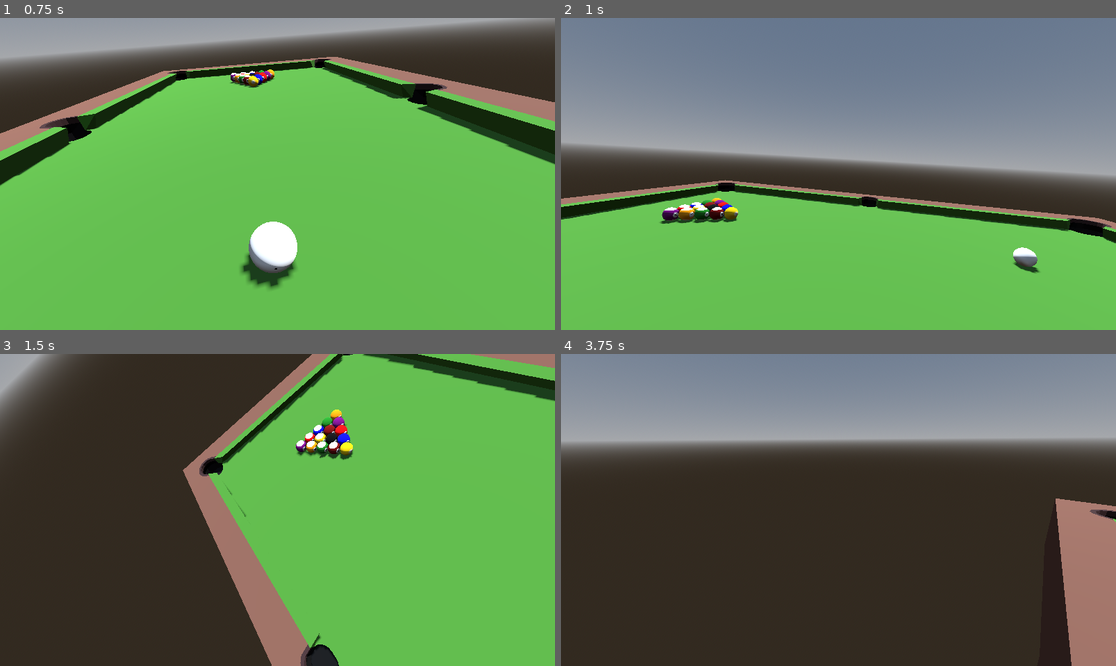
Above: before the commit, frames 1-4 (two rows, left to right).
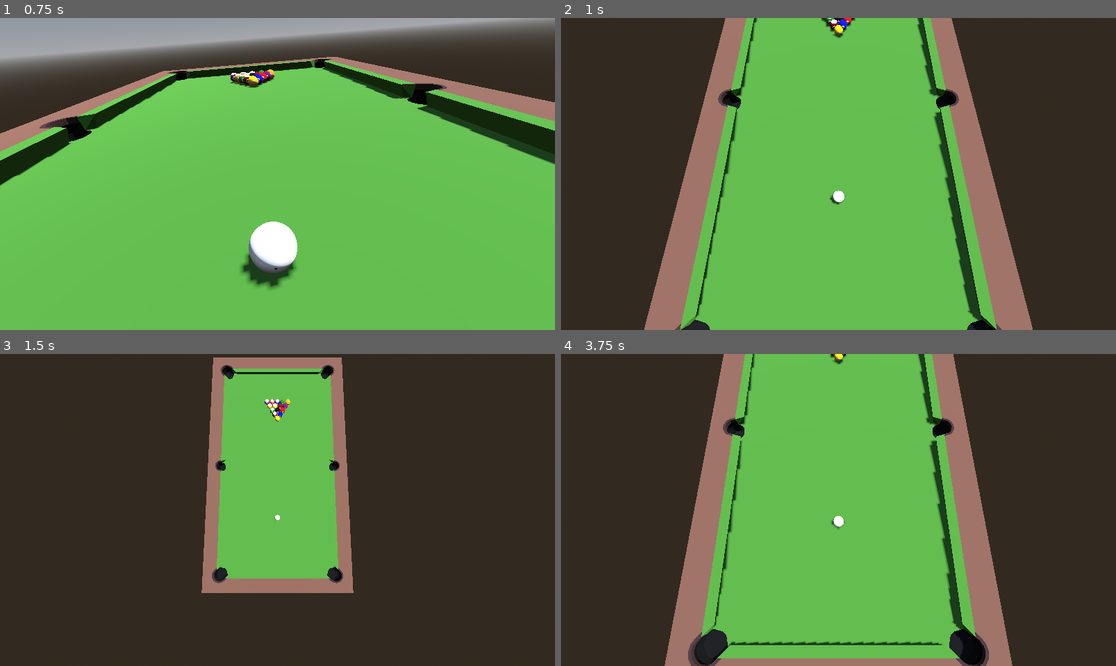
Above: after the commit, the same moments.

Repository: agrech4/Pool
Game: Godot game, scene res://Scenes/main.tscn
The game is run twice, just before and just after one commit, with the same random seed, the same clock (stepped at 60 frames per second) and the same inputs.
Inputs (mouse positions are in pixels of both pictures, inside the frame that each line leads up to):
- Up to frame 1 (0.75 s): tap Enter at 0.5 s; move the mouse to (399, 158) at 0.52 s; hold Tab (camera_switch) from 0.53 s (still down)
- Up to frame 2 (1 s): keep holding Tab (camera_switch); tap F (free_cam) at 0.8 s
- Up to frame 3 (1.5 s): move the mouse to (166, 525) at 1.27 s; release Tab (camera_switch) at 1.28 s; tap F (free_cam) at 1.35 s
- Up to frame 4 (3.75 s): tap Tab (camera_switch) at 1.55, 3.05 s; tap R (reset) at 2, 2.75 s; move the mouse to (894, 441) at 2.02 s; hold F (free_cam) 2.03-2.78 s; tap S (camera_backward) at 2.1 s; move the mouse to (810, 572) at 2.77 s; tap Ctrl (camera_down) at 2.85 s; move the mouse to (1005, 556) at 3.52 s; hold F (free_cam) from 3.53 s (still down); tap W (camera_forward) at 3.6 s

Frame 1 is identical in both runs. In frame 2, 76% of the frame differs, in the area x 0-100%, y 0-100%; in frame 3, 52%; in frame 4, 74%.

Commit message:
fininshed moving logic from the camera to the game manager.

Diff:
--- a/Scripts/camera_control.gd
+++ b/Scripts/camera_control.gd
@@ -115,37 +115,6 @@
 
 
 func _input(event):
-	# Handles input for switching cameras
-	if event.is_action_pressed("camera_switch"):
-		if camera_state == CameraState.OVERHEAD:
-			set_aim_dir()
-		elif camera_state == CameraState.AIM_DIR:
-			set_overhead()
-		elif camera_state == CameraState.WATCH_SHOT:
-			set_overhead()
-
-	#if event.is_action_pressed("hit_ball"):
-		#if camera_state == CameraState.AIM_DIR or camera_state == CameraState.OVERHEAD:
-			#set_aim_strike()
-		#elif camera_state == CameraState.AIM_STRIKE:
-			#camera_target.strike(aim_decal.global_position,aim_cam.global_position,400)
-			#set_watch_shot()
-		#elif camera_state == CameraState.WATCH_SHOT:
-			#set_overhead()
-
-	if event.is_action_pressed("ui_cancel"):
-		#if camera_state == CameraState.AIM_STRIKE:
-			#set_aim_dir()
-		if camera_state == CameraState.WATCH_SHOT:
-			set_aim_dir()
-
-	if event.is_action_pressed("free_cam"):
-		if camera_state == CameraState.FREE_CAM:
-			Input.set_mouse_mode(Input.MOUSE_MODE_VISIBLE)
-			set_overhead()
-		elif camera_state != CameraState.TRANSITION:
-			set_free_cam()
-
 	# Handles mouse input for free cam
 	if camera_state == CameraState.FREE_CAM:
 		if event is InputEventMouseMotion:
@@ -185,19 +154,16 @@
 	stable_cam.global_position = cur_cam.global_position
 	stable_cam.position.y += 10
 	transition()
-	#set_overhead()
 
 
 func set_free_cam():
 	next_state = CameraState.FREE_CAM
 	next_cam = free_cam
-	Input.set_mouse_mode(Input.MOUSE_MODE_CAPTURED)
 	transition()
 
 
 #transition between cameras
 func transition():
-	Input.set_mouse_mode(Input.MOUSE_MODE_VISIBLE)
 	camera_state = CameraState.TRANSITION
 	trans_start = cur_cam.global_transform
 	trans_end = next_cam.global_transform
@@ -230,3 +196,25 @@
 		set_watch_shot()
 		return true
 	return false
+
+
+func toggle_free_cam():
+	if camera_state == CameraState.AIM_STRIKE:
+		return false
+	if camera_state == CameraState.FREE_CAM:
+		Input.set_mouse_mode(Input.MOUSE_MODE_VISIBLE)
+		set_overhead()
+	elif camera_state != CameraState.TRANSITION:
+		Input.set_mouse_mode(Input.MOUSE_MODE_CAPTURED)
+		set_watch_shot()
+	return true
+
+
+func toggle_cam():
+	if camera_state == CameraState.AIM_STRIKE:
+		return false
+	if camera_state == CameraState.OVERHEAD or camera_state == CameraState.WATCH_SHOT:
+		set_aim_dir()
+	elif camera_state == CameraState.AIM_DIR:
+		set_overhead()
+	return true
--- a/Scripts/game_manager.gd
+++ b/Scripts/game_manager.gd
@@ -19,8 +19,8 @@
 @onready var pockets: Node = %Table/Pockets
 
 @onready var camera: Camera = %Camera
-@onready var power_bar = $PowerBar
-@onready var power_timer = $PowerTimer
+@onready var power_bar: ColorRect = $PowerBar
+@onready var power_timer: Timer = $PowerTimer
 
 @onready var head_spot: Vector3 = %Table/HeadSpot.position
 @onready var foot_spot: Vector3 = %Table/FootSpot.position
@@ -45,7 +45,7 @@
 # Called when the node enters the scene tree for the first time.
 func _ready():
 	for pocket in pockets.get_children():
-		pocket.body_entered.connect(_on_body_entered)
+		pocket.body_entered.connect(_on_ball_pocketed)
 	rack()
 
 
@@ -59,24 +59,34 @@
 
 func _input(event):
 	if event.is_action_pressed("reset"):
+		if is_aiming:
+			toggle_is_aiming()
 		rack()
 		camera.reset_target_cam()
 		camera.set_overhead()
 
 	if event.is_action_pressed("hit_ball"):
-		if !is_aiming:
-			if camera.aim():
-				power_bar.visible = true
-				power_timer.start()
-				is_aiming = true
-			else:
-				print_debug("Camera State Mismatch")
-		else:
-			if camera.shoot():
-				power_bar.visible = false
-				power_timer.stop()
-				is_aiming = false
-				hit_ball()
+		if !is_aiming and camera.aim():
+			toggle_is_aiming()
+		elif is_aiming and camera.shoot():
+			toggle_is_aiming()
+			hit_ball()
+
+	if event.is_action_pressed("free_cam"):
+		if !is_aiming and !camera.toggle_free_cam():
+			print_debug("Camera in wrong state")
+
+	if event.is_action_pressed("camera_switch"):
+		if is_aiming:
+			toggle_is_aiming()
+			camera.set_aim_dir()
+		if !is_aiming and !camera.toggle_cam():
+			print_debug("Camera in wrong state")
+
+	if event.is_action_pressed("cancel"):
+		if is_aiming:
+			toggle_is_aiming()
+			camera.set_aim_dir()
 
 
 # Clears all balls in the scene, then racks a new set of balls
@@ -112,9 +122,18 @@
 
 
 # Called when a ball enters a pocket
-func _on_body_entered(body):
+func _on_ball_pocketed(body):
 	if body is PoolBall:
 		if body.ball_value != 0:
 			print(str(body.ball_value) + " ball pocketed")
 		else:
 			print("scratch")
+
+
+func toggle_is_aiming():
+	power_bar.visible = !power_bar.visible
+	is_aiming = !is_aiming
+	if power_timer.is_stopped():
+		power_timer.start()
+	else:
+		power_timer.stop()
--- a/project.godot
+++ b/project.godot
@@ -114,6 +114,12 @@
 "events": [Object(InputEventKey,"resource_local_to_scene":false,"resource_name":"","device":-1,"window_id":0,"alt_pressed":false,"shift_pressed":false,"ctrl_pressed":false,"meta_pressed":false,"pressed":false,"keycode":0,"physical_keycode":82,"key_label":0,"unicode":114,"echo":false,"script":null)
 ]
 }
+cancel={
+"deadzone": 0.5,
+"events": [Object(InputEventKey,"resource_local_to_scene":false,"resource_name":"","device":-1,"window_id":0,"alt_pressed":false,"shift_pressed":false,"ctrl_pressed":false,"meta_pressed":false,"pressed":false,"keycode":0,"physical_keycode":4194305,"key_label":0,"unicode":0,"echo":false,"script":null)
+, Object(InputEventKey,"resource_local_to_scene":false,"resource_name":"","device":-1,"window_id":0,"alt_pressed":false,"shift_pressed":false,"ctrl_pressed":false,"meta_pressed":false,"pressed":false,"keycode":0,"physical_keycode":4194308,"key_label":0,"unicode":0,"echo":false,"script":null)
+]
+}
 
 [layer_names]
 
